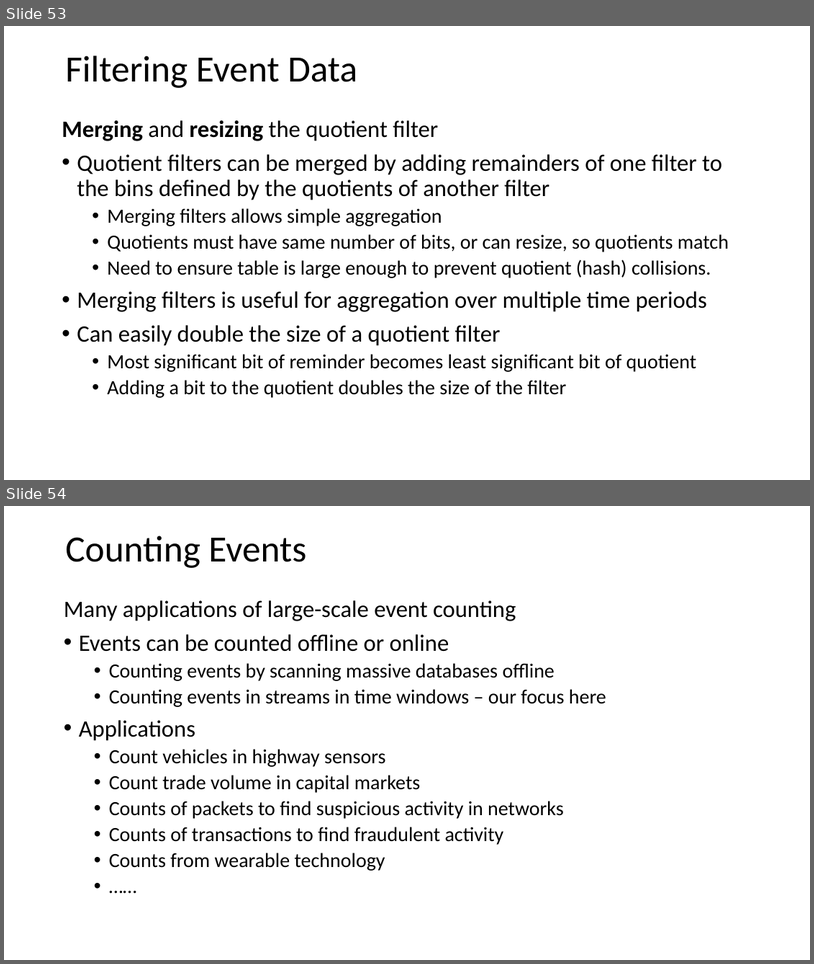
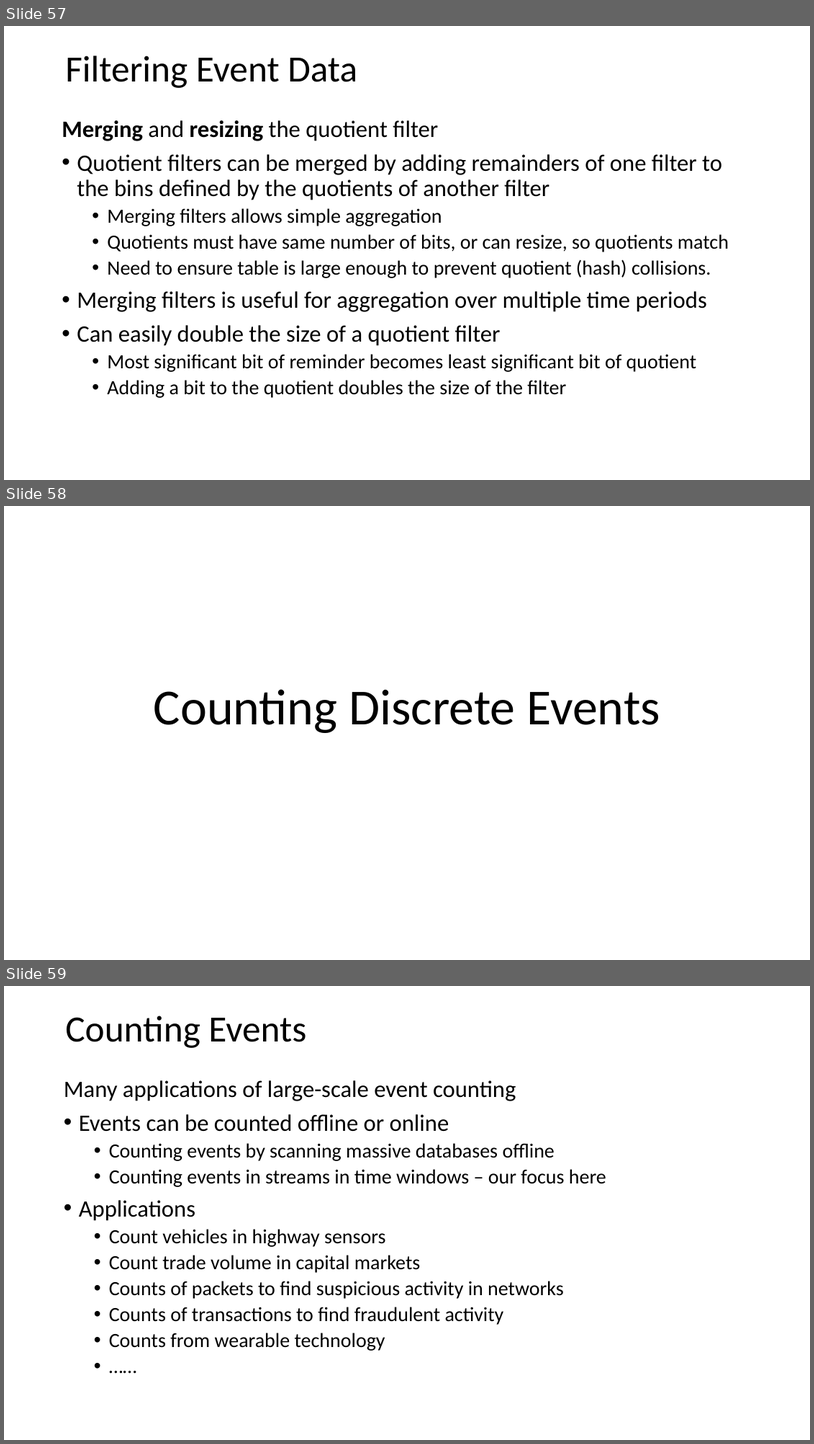
Before and after one commit to tenevian/Harvard-SSP-Data-Mining, a slide deck: slides/3_StreamingAnalytics.pptx. Shown one above the other, each under a label of ours: slides 53 and 54 before the commit, slides 57, 58 and 59 after it. The pictures are 814x964 and 814x1444 pixels, drawn with LibreOffice and Linux fonts; fonts in the diff are those of the drawing. Boxes give left, top, right and bottom in pixels: in the first picture for what was removed or moved away, otherwise in the second. Text is boxed around its words. In the diff, an @@ line names an element or a change of style, - is before the commit and + after.

```diff
--- a/slides/3_StreamingAnalytics.pptx
+++ b/slides/3_StreamingAnalytics.pptx
@@ slide 58 added at box(4, 506, 810, 960), background #FFFFFF @@
@@ title added at box(154, 689, 661, 733), 60 pt, text #000000 @@
+Counting Discrete Events
@@ what was slide 53 is now slide 57 @@
@@ what was slide 54 is now slide 59 @@
```
Also in this commit, not shown: 1 slide changed, 5 other slides added.
